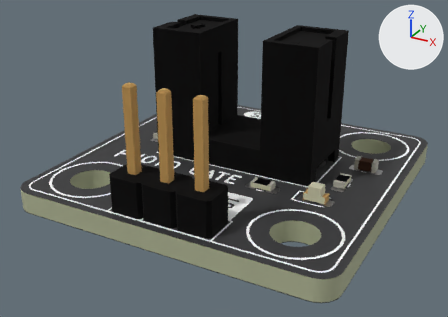
Two versions of the glTF model assets/img/kit/s28.glb, one commit apart.
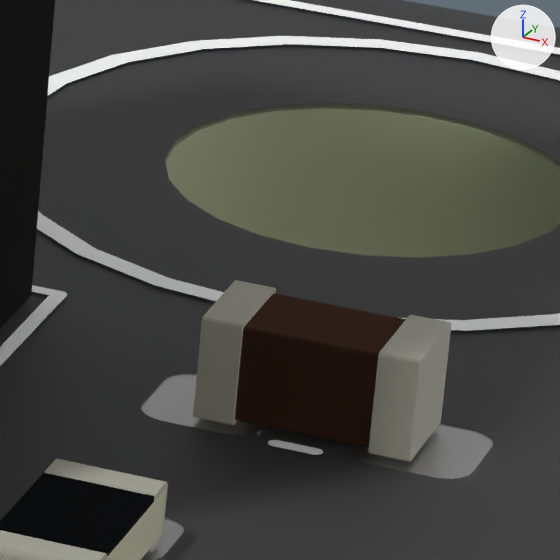
The first picture shows the older version from a 50 mm lens placed at (0.1322, -0.1513, 0.0212), pointed at (0.1113, -0.1132, 0.0021). The close-ups show the older and then the newer version on the part from 75% to 87% of the width and 41% to 58% of the height of that picture. Only the edits that show in the close-ups are written down. The axes (+X, +Y, +Z) are drawn at upper right. The lights are the same throughout. Where no turn or scale is listed for an object, it has been applied to the vertices. Vertices at exactly the same position are counted once.

Before the edit, the objects in view are built like this:
```python
mat_mat_6 = principled_material('mat_6')
mat_mat_6.base_color = (0.0946, 0.42, 0.167)  # green #57ad72
mat_mat_6.metallic = 1.0
mat_mat_6.roughness = 1.0
me_c_0603_1608metric = bpy.data.meshes.new('C_0603_1608Metric')
me_c_0603_1608metric.from_pydata(...)  # 120 vertices, 236 faces; spans x -0.0008..0.0008, y -0.0004..0.0004, z 0.0..0.0008
# faces by material slot: [196, 40]
me_c_0603_1608metric.materials.append(mat_mat_0)  # light grey #d2d1c7
me_c_0603_1608metric.materials.append(mat_mat_5)  # brown #614537
me_photo_interrupter_silkscreen = bpy.data.meshes.new('photo-interrupter_silkscreen')
me_photo_interrupter_silkscreen.from_pydata(...)  # 2123 vertices, 2105 faces; spans x 0.1005..0.1235, y -0.1235..-0.1005, z 0.0016
me_photo_interrupter_silkscreen.materials.append(mat_mat_8)  # white #fbfbfb
me_photo_interrupter_soldermask = bpy.data.meshes.new('photo-interrupter_soldermask')
me_photo_interrupter_soldermask.from_pydata(...)  # 584 vertices, 624 faces; spans x 0.1..0.124, y -0.124..-0.1, z 0.0016
me_photo_interrupter_soldermask.materials.append(mat_mat_10)  # dark grey #343437
ob_0_1_1_10 = bpy.data.objects.new('=>[0:1:1:10]', me_photo_interrupter_soldermask)
ob_0_1_1_10.location = (0.0, 0.0, 0.0)
ob_0_1_1_8 = bpy.data.objects.new('=>[0:1:1:8]', me_photo_interrupter_silkscreen)
ob_0_1_1_8.location = (0.0, 0.0, 0.0)
ob_c1 = bpy.data.objects.new('C1', me_c_0603_1608metric)
ob_c1.location = (0.121025, -0.108775, 0.001595)
# also in view: '=>[0:1:1:12]' at (0.112, -0.112, 0.0008); 'R3' at (0.1203, -0.112, 0.0018); 'U1' at (0.112, -0.1106, 0.0038); '=>[0:1:1:7]' at (0.1128, -0.1156, 0.0008)
```
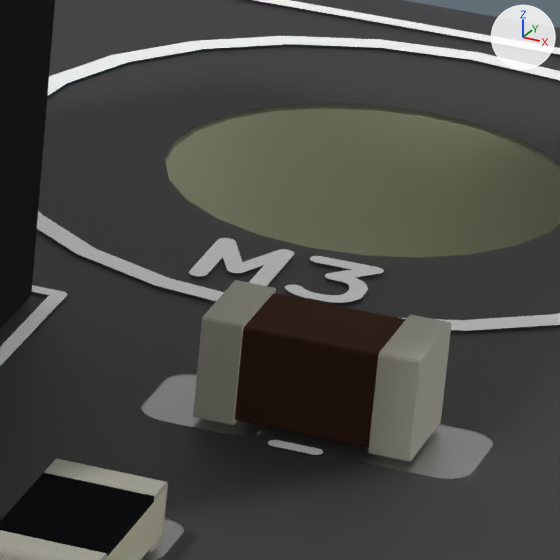
Location of each change, [x1, y1, x2, y2] in pixels of the close-ups (560 x 560 px):
part 1 of me_photo_interrupter_silkscreen, added: after [285, 256, 384, 303]
part 2 of me_photo_interrupter_silkscreen, added: after [189, 238, 294, 286]

What changed in the scene script:
```text
Change mat_mat_6:
    mat_mat_6.base_color: (0.0946, 0.42, 0.167) -> (0.119, 0.0593, 0.038)  # green #57ad72 -> brown #614537
Change me_c_0603_1608metric:
    where me_c_0603_1608metric.from_pydata(...)  # 120 vertices, 236 faces; spans x -0.0008..0.0008, y -0.0004..0.0004, z 0.0..0.0008
    remove me_c_0603_1608metric.materials.append(mat_mat_5)  # brown #614537
    add me_c_0603_1608metric.materials.append(mat_mat_6)  # brown #614537
Change me_photo_interrupter_silkscreen:
    used by ob_0_1_1_8; location = (0.0, 0.0, 0.0)
    remove me_photo_interrupter_silkscreen.from_pydata(...)  # 2123 vertices, 2105 faces; spans x 0.1005..0.1235, y -0.1235..-0.1005, z 0.0016
    add me_photo_interrupter_silkscreen.from_pydata(...)  # 2683 vertices, 2649 faces; spans x 0.1005..0.1235, y -0.1235..-0.1005, z 0.0016
    me_photo_interrupter_silkscreen part 1: a new loose piece of 75 vertices spanning x 0.1201..0.1207, y -0.1066..-0.1058, z 0.0016, in mat_mat_8 (white #fbfbfb)
    me_photo_interrupter_silkscreen part 2: a new loose piece of 65 vertices spanning x 0.1193..0.12, y -0.1066..-0.1058, z 0.0016, in mat_mat_8 (white #fbfbfb)
    other edits to the shape of me_photo_interrupter_silkscreen do not show in these pictures
```
